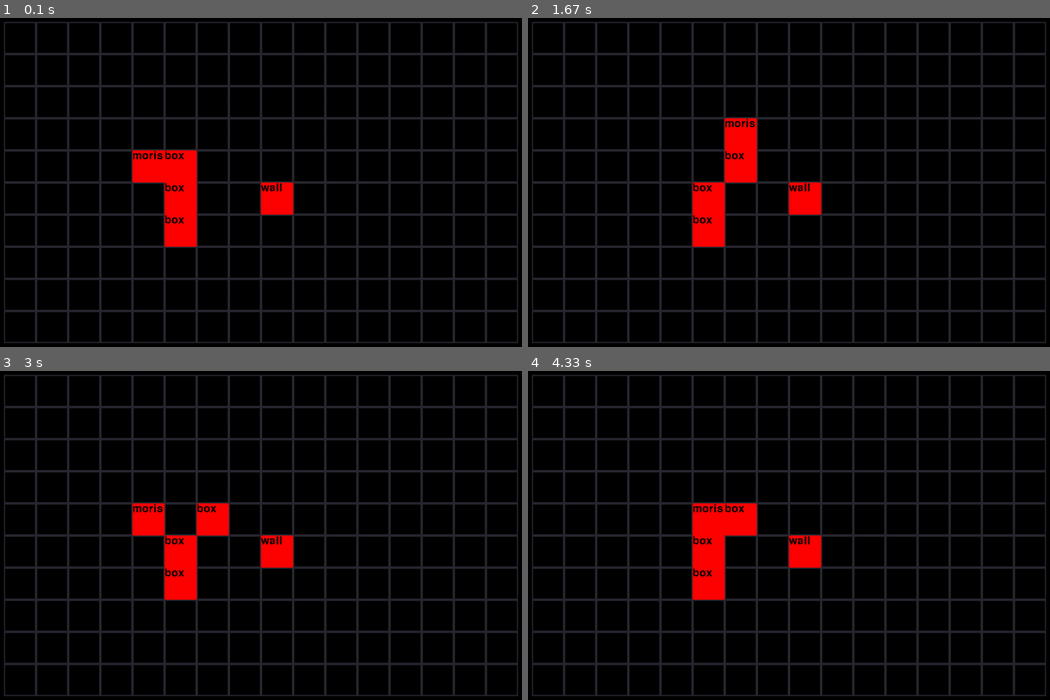
Above: before the commit, frames 1-4 (two rows, left to right).
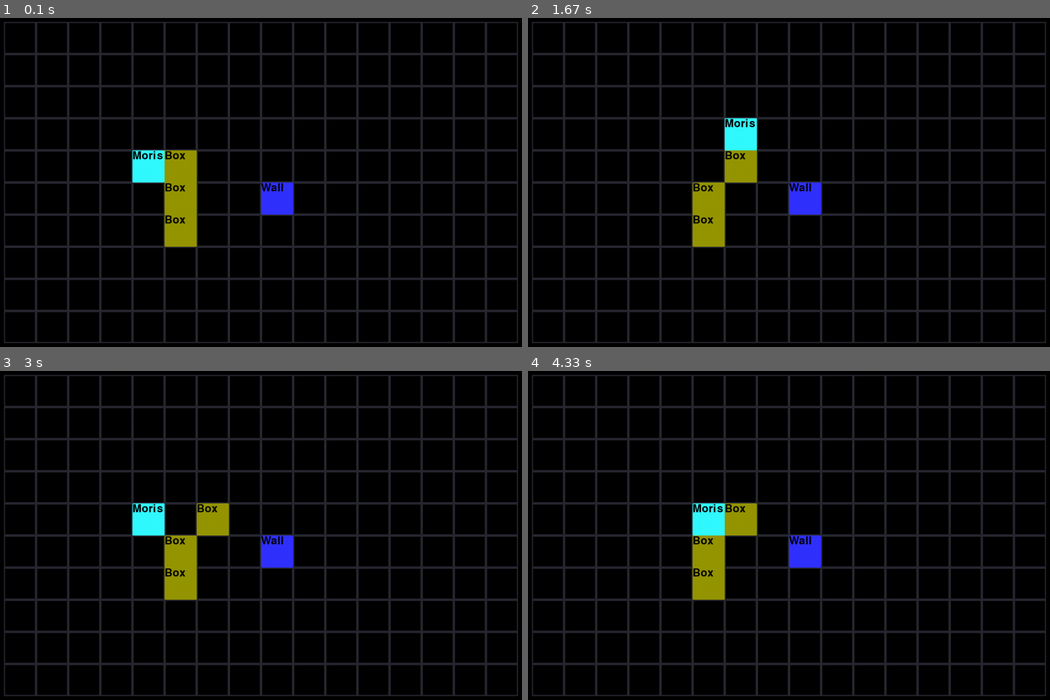
Above: after the commit, the same moments.

Repository: DIVERSIUMx/pygame-project
Game: pygame game, started from main.py
Two runs of this game, one before a commit and one after it. Both use one fixed random seed, a clock stepped at 60 frames per second and the inputs below.
Inputs:
- Up to frame 1 (0.1 s): no input
- Up to frame 2 (1.67 s): hold D 0.33-0.8 s; hold W 0.83-1.13 s; hold D 1.17-1.63 s
- Up to frame 3 (3 s): hold A 1.67-2.2 s; hold S 2.23-2.53 s; hold A 2.57-2.97 s
- Up to frame 4 (4.33 s): hold W 3-3.37 s; hold D 3.4-4.03 s; hold S from 4.07 s (still down)

The runs differ from the first frame. In frame 1, 3.0% of the frame differs, in the area x 25-57%, y 40-70%; in frame 2, 3.0%; in frame 3, 3.0%; in frame 4, 3.0%.

Commit message:
Items migrated on diffrent classes

Diff:
--- /dev/null
+++ b/items.py
@@ -0,0 +1,20 @@
+import pygame
+from tric import Item, Rule
+
+
+class Moris(Item):
+    name = "Moris"
+    color = (50, 250, 255)
+    rule = Rule()
+
+
+class Box(Item):
+    name = "Box"
+    color = (150, 150, 0)
+    rule = Rule()
+
+
+class Wall(Item):
+    name = "Wall"
+    color = (50, 50, 255)
+    rule = Rule()
--- a/main.py
+++ b/main.py
@@ -1,12 +1,30 @@
 #!/bin/python3
 import pygame
 from tric import MainBoard
+import items
 
 fps = 60
+
+
+def test(self: MainBoard):
+    """В эту функцию пихать все для тестов"""
+    self.board[4][4] = [items.Moris(self)]
+    self.rules[items.Moris].add_rule("you")
+
+    self.board[6][5] = [items.Box(self)]
+    self.board[4][5] = [items.Box(self)]
+    self.board[5][5] = [items.Box(self)]
+    self.rules[items.Box].set_colide_type(50)
+
+    self.board[5][8] = [items.Wall(self)]
+    self.rules[items.Wall].set_colide_type(100)
+    print(self.rules)
+
 
 if __name__ == "__main__":
     pygame.init()
     board = MainBoard(16, 10, 80)
+    test(board)
 
     screen_size = width, height = board.get_screen_size()
     screen = pygame.display.set_mode(screen_size)
--- a/tric.py
+++ b/tric.py
@@ -1,10 +1,9 @@
-# На счет имени, пока назвал так, потом поменяем FIXME
+# На счет имени пока назвал так, потом поменяем FIXME
 import pygame
-import copy
 
 
 class Rule:
-    def __init__(self, cto):
+    def __init__(self):
         self.rules = []
         self.colide_type = 0
 
@@ -13,13 +12,13 @@
 
     def set_colide_type(self, type):
         """0 - пусто
-        10 - stop
-        100 - push"""
+        50 - push
+        100 - stop"""
         self.colide_type = max(self.colide_type, type)
 
 
 class MainBoard:
-    rules: dict[str, Rule] = dict()
+    rules: dict[type, Rule] = dict()
 
     def __init__(self, width: int, height: int, cell_size: int):
         self.width = width
@@ -30,8 +29,6 @@
 
         self.board = [[list()] * width for _ in range(height)]
         print(self.board)
-
-        self.test()
 
     def get_screen_size(self):
         return self.width * self.cell_size + (
@@ -50,6 +47,7 @@
                 pygame.draw.rect(surface, (40, 40, 50), rect, 3)
                 if cell is not None:
                     for item in cell:
+                        print(type(item))
                         item.render(surface, rect)
 
     def you_go(self, event_key):
@@ -84,30 +82,18 @@
 
         self.board = self.new_board
 
-    def test(self):
-        """В эту функцию пихать все для тестов"""
-        self.board[4][4] = [Item("moris", self)]
-        self.rules["moris"].add_rule("you")
 
-        self.board[6][5] = [Item("box", self)]
-        self.board[4][5] = [Item("box", self)]
-        self.board[5][5] = [Item("box", self)]
-        self.rules["box"].set_colide_type(50)
+class Item(object):
+    color: tuple[int, int, int] = (255, 255, 255)
+    name: str
 
-        self.board[5][8] = [Item("wall", self)]
-        self.rules["wall"].set_colide_type(100)
-        print(self.rules)
-
-
-class Item:
-    def __init__(self, name, board: MainBoard):
-        self.name = name
+    def __init__(self, board: MainBoard):
         self.board = board
-        if self.name not in self.board.rules.keys():
-            self.rule = Rule(name)
-            self.board.rules[name] = self.rule
+        if type(self) not in self.board.rules.keys():
+            self.rule = Rule()
+            self.board.rules[type(self)] = self.rule
         else:
-            self.rule = self.board.rules[name]
+            self.rule = self.board.rules[type(self)]
 
     def try_step(self, old, new):
         x = new[0]
@@ -117,7 +103,6 @@
         y1 = old[1]
 
         if 0 <= x < self.board.width and 0 <= y < self.board.height:
-            print("tut norm")
             items_new = sorted(
                 self.board.board[y][x], key=lambda f: f.rule.colide_type, reverse=True
             )
@@ -134,28 +119,25 @@
 
     def step(self, old, new):
         print(0)
-        # print(self.board.new_board[new[1]][new[0]])
-        # print(self.board.new_board[old[1]][old[0]])
         self.board.new_board[new[1]][new[0]].append(self)
         self.board.new_board[old[1]][old[0]].remove(self)
-        # print(self.board.new_board)
 
     def render(self, surface, rect):
-        pygame.draw.rect(surface, (255, 0, 0), rect)
+        pygame.draw.rect(surface, self.color, rect)
         text = pygame.font.Font(None, self.board.cell_size // 2).render(
-            self.name, False, (0, 0, 0)
+            self.name, True, (0, 0, 0)
         )
         surface.blit(text, rect[:2])
-        self.board.rules
+        # self.board.rules
 
     def __getitem__(self, key):
         return key in self.rule.rules
 
-    def __repr__(self):
-        return self.name
-
-    def __eq__(self, other):
-        return self.name == other.name
-
-    def __hash__(self):
-        return hash(self.name)
+    # def __repr__(self):
+    #     return self.name
+    #
+    # def __eq__(self, other):
+    #     return self.name == other.name
+    #
+    # def __hash__(self):
+    #     return hash(self.name)
